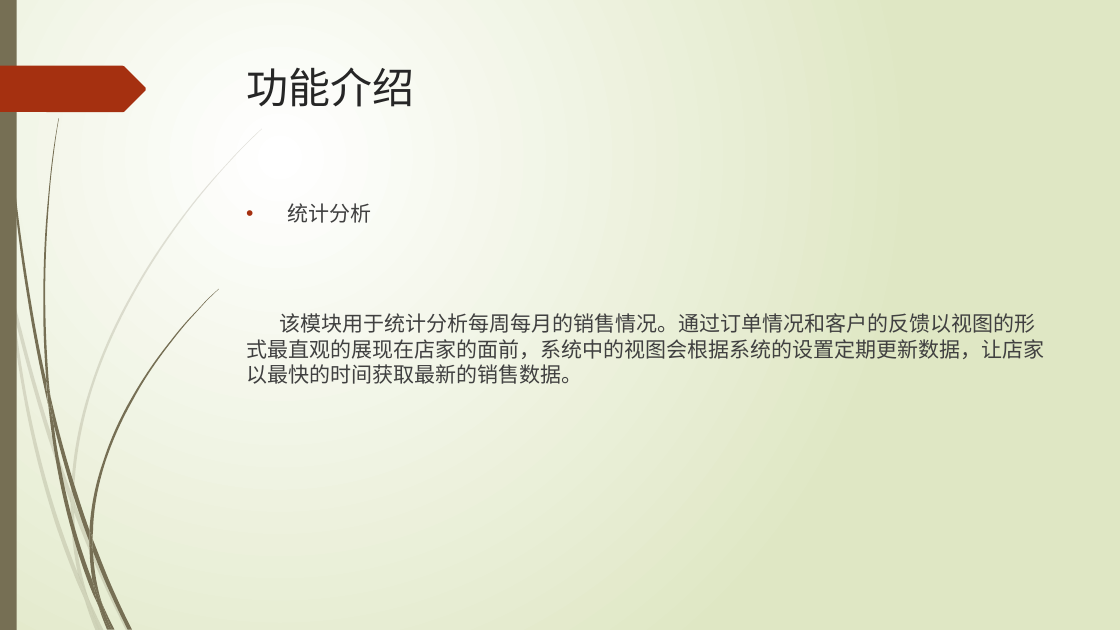
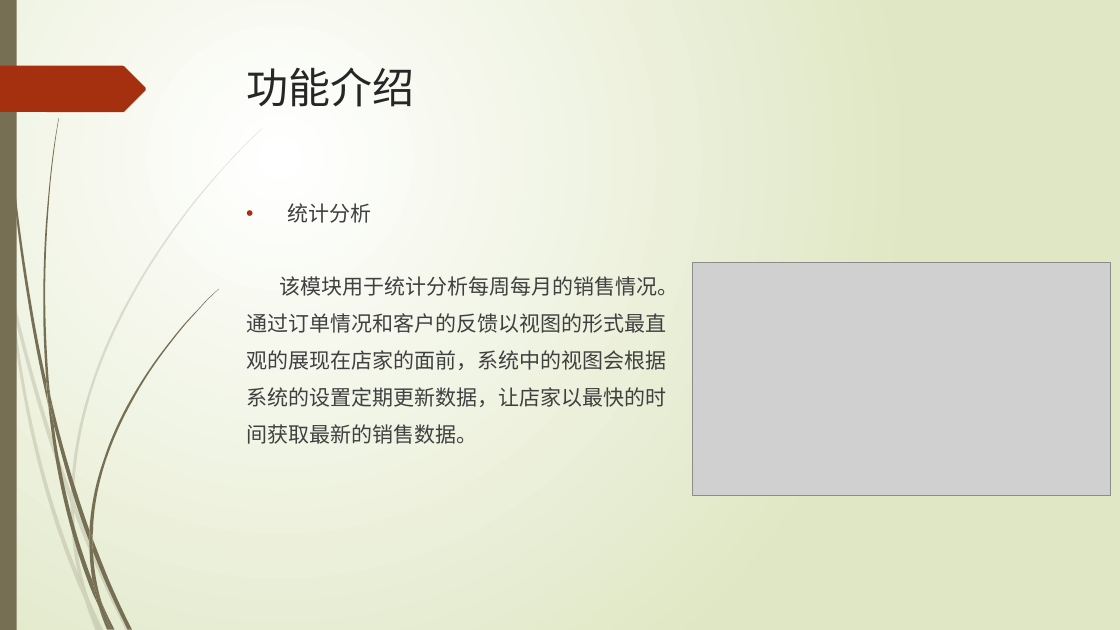
Before and after one commit to LNNying/CompletionReport, a slide deck: slide 7 of 软外4-刘宁宁201540704137-产品说明.pptx. Drawn at 1120x630 pixels with LibreOffice and Linux fonts; fonts in the diff are those of the drawing; grey boxes stand for pictures. Boxes give left, top, right and bottom in pixels: in the first picture for what was removed or moved away, otherwise in the second. Text is boxed around its words. In the diff, an @@ line names an element or a change of style, - is before the commit and + after.

```diff
--- a/软外4-刘宁宁201540704137-产品说明.pptx
+++ b/软外4-刘宁宁201540704137-产品说明.pptx
@@ picture added at (692,263,1111,496) @@
@@ text at (246,276,678,444): text changed @@
-该模块用于统计分析每周每月的销售情况。通过订单情况和客户的反馈以视图的形式最直观的展现在店家的面前，系统中的视图会根据系统的设置定期更新数据，让店家以最快的时间获取最新的销售数据。
+该模块用于统计分析每周每月的销售情况。
+通过订单情况和客户的反馈以视图的形式最直
+观的展现在店家的面前，系统中的视图会根据
+系统的设置定期更新数据，让店家以最快的时
+间获取最新的销售数据。
```
Also in this commit, not shown: 11 other slides changed.
